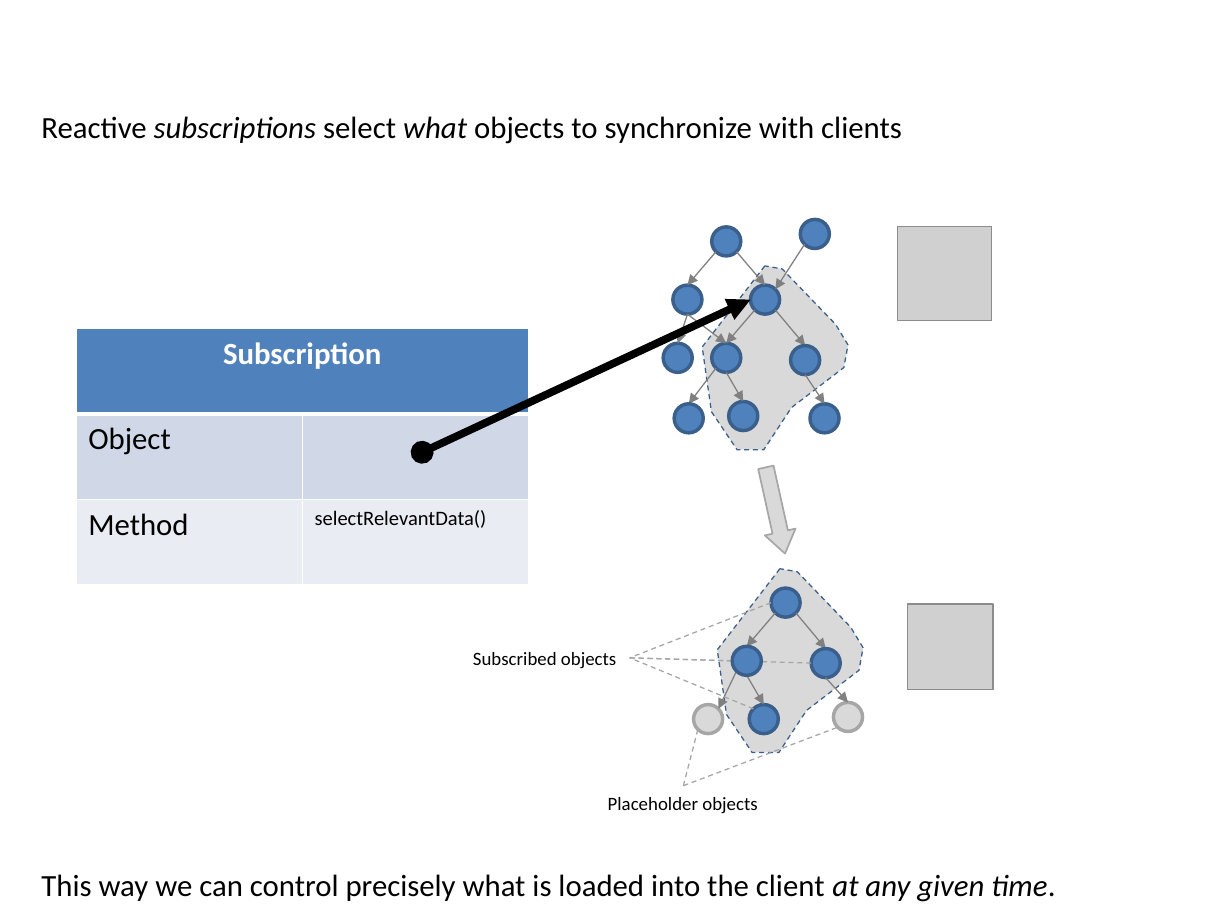
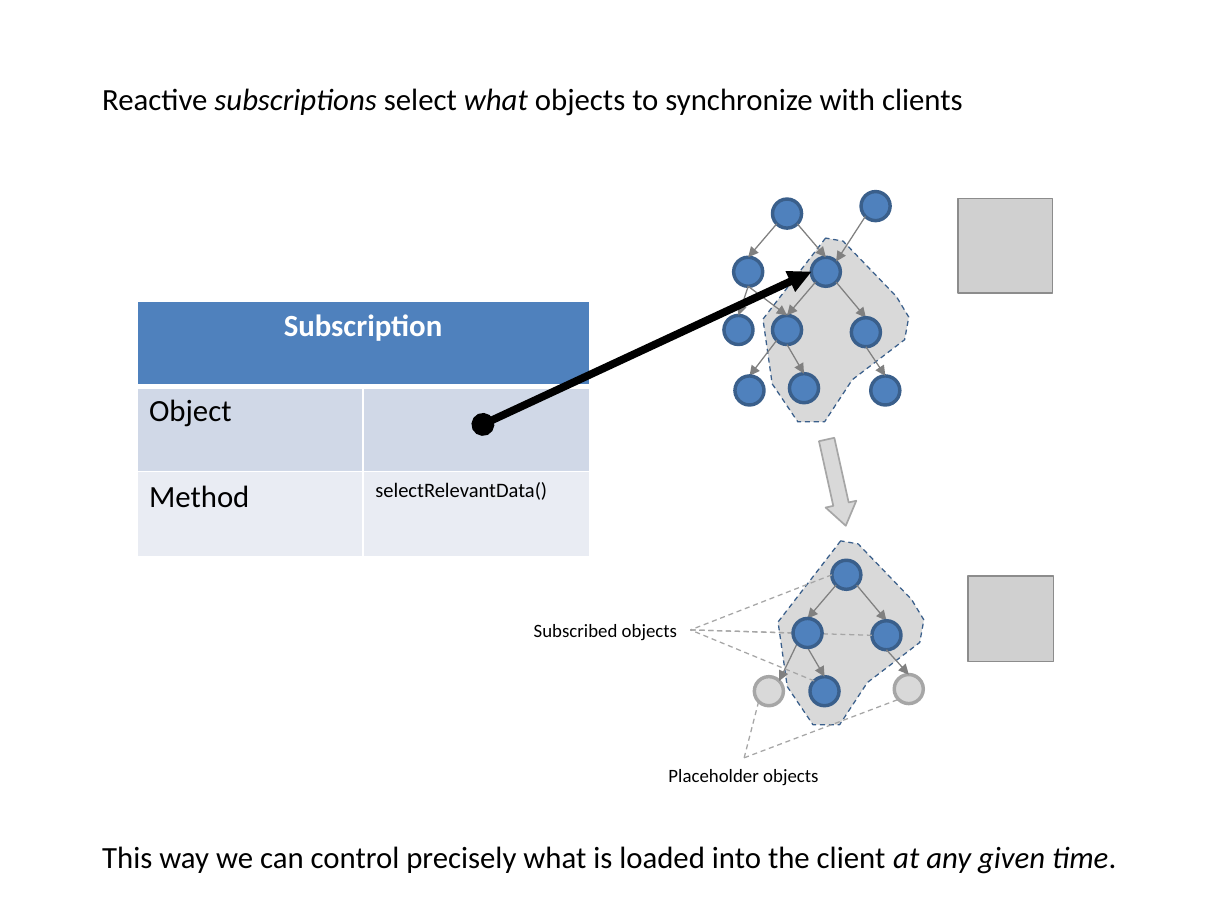
Before and after one commit to erobwen/liquid, a slide deck: slide 3 of documents/Liquid.pptx. Drawn at 1232x924 pixels with LibreOffice and Linux fonts; fonts in the diff are those of the drawing; grey boxes stand for pictures. Boxes give left, top, right and bottom in pixels: in the first picture for what was removed or moved away, otherwise in the second. Text is boxed around its words. In the diff, an @@ line names an element or a change of style, - is before the commit and + after.

```diff
--- a/documents/Liquid.pptx
+++ b/documents/Liquid.pptx
@@ 5 ellipses, 5 arrows, 2 lines, 1 picture, 1 double arrow: place and size @@
-5 ellipses, 5 arrows, 2 lines, 1 picture, 1 double arrow at [423, 219, 993, 786]
+5 ellipses, 5 arrows, 2 lines, 1 picture, 1 double arrow at [483, 192, 1055, 758]
@@ 11 ellipses, 10 arrows, 4 texts, 4 lines, 2 freeform shapes, 1 picture, 1 table, 1 right arrow: place and size @@
-11 ellipses, 10 arrows, 4 texts, 4 lines, 2 freeform shapes, 1 picture, 1 table, 1 right arrow at [41, 116, 1055, 902]
+11 ellipses, 10 arrows, 4 texts, 4 lines, 2 freeform shapes, 1 picture, 1 table, 1 right arrow at [102, 88, 1116, 874]
```
Also in this commit, not shown: 6 other files.
